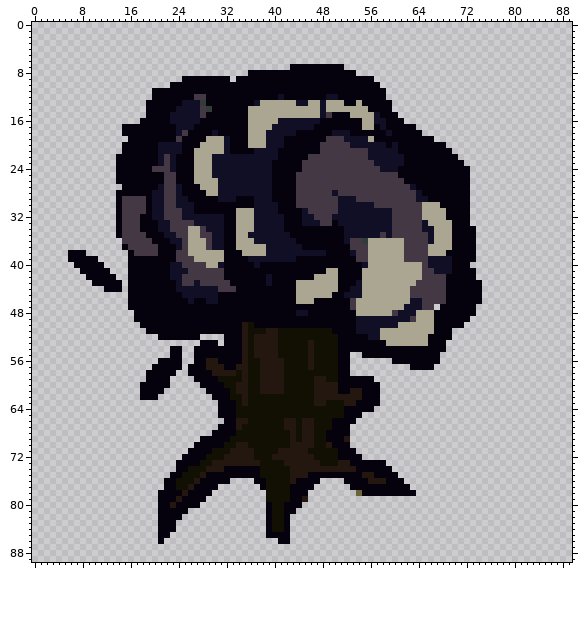
Edited in one commit: sprite sheet (drzewo/drzewo male etapy/drzewo male etapy3.png). That is the earlier state.
The file is 90x90 pixels.
After:
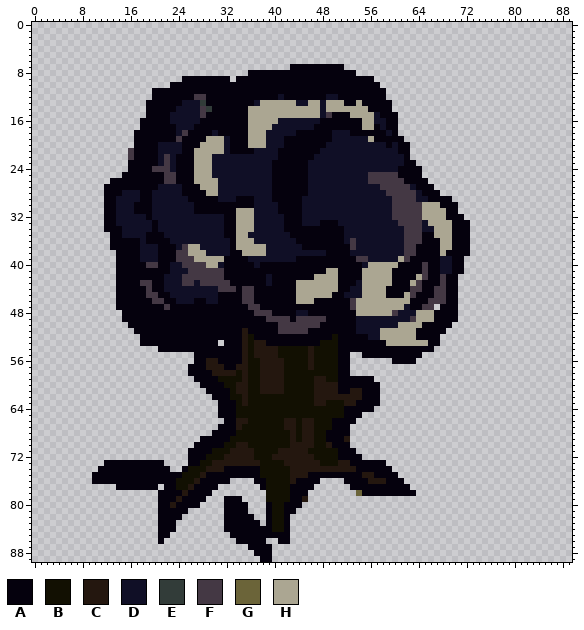
Palette (. is transparent): A #05010d  B #121002  C #24170f  D #100f26  E #323c39  F #443844  G #6b6439  H #aba692
Diff:
Changed rows in their new state; - is an unchanged pixel.
first column x 6:
16 -------------------------------------------------------.-------------
17 ---------...-------------------------------------------...-----------
18 ---------..--------------------------------------------....----------
19 ----------.--------------------------------ADD----------.....--------
20 ---------..-------------------------------ADDDD----------......------
21 ---------.F-------------------------------DDDDDDDD-------.......-----
22 --------..F-----------------------------ADDDDDDDDD-------........----
23 --------..-----------------------------ADDDDDDDDDDD-------........---
24 --------..-----------------------------ADDDDDDDDDDDD-------........--
25 --------.-----------------------------AADDDDDDDDDD---------........--
26 -------A------------------------------AADDDDDDDDDD----------.......--
27 ------AAA-------DD--------------------AADDDDDDDDDDDD---------......--
28 ------AA-DDD----DD--------------------AADDDD-DDDDDDDD---------.....--
29 ------AADDDDA---DD--------------------ADDDDDD---DDDDDD----------...--
30 ------AADDDAA---DD--------------------ADDDDDD------DDD-----------..--
31 ------AADDDAA---DDD---------------------DDDDD--------------------..--
32 ------AADDDDD---DDD----------------------DDD----------------------.--
33 ------AADDDDDD---DDDD---------------------AA----------D--------------
34 ------AA-DDDDD---DDDDDD-------------------------------DD-----------.-
35 -------A-DDDD-----DDDDDD----------------------------D-DD---AA------.-
36 -------AAAAADA-----DDDDD--D---------------------DDDDDDDD---AAA-----.-
37 -------AA-AADDD-------DD--D---------------------DDDDDDDD--AAAA-----.-
38 ...-----AA-ADDD--------DDDD---------------------DDDDDDDD--AAAA-----.-
39 .....---AA--DDD-----------------------------------DDDDD--AAAAA----..-
40 -.....--AA---FF----------------------------------------AAAA-AA----.--
41 --.....-AA--------------------------------------------AAAAA-AA----..-
42 ---.....AA------D-------------------------------------AAAA--AA---...-
43 ----....-A--FF--DD------------------------------------AAA--AAA---....
44 ------..-A---F--DD-----------FF----------------------AAAA--AA----....
45 --------AA---FF--DD----------FF----------------------AAA--AAA----....
46 --------AA----FF--DD---------FF--------------------------AAA-----....
47 --------AA------F-------------FF-------------------------AA------...-
48 ---------AA--------------------FFF-------------------------------...-
49 ---------AA----------------------FFFF-FFFFF----------------------..--
50 ----------AA-----------------AA----FFFFFFF-----------------AA---..---
51 -----------AA-----------------AAAAAFFFFFAAAA--------------AAA--.-----
52 ------------AAA-------AAAA-----AAAAAAAAAAAAA--------------AA--..-----
53 ------------AAAAAAAAAA-----------AAAAAAAAA--------------------.------
54 ---------------AA--AA----------------------------------------..------
55 -----------------..----------------------------------------...-------
56 ---------------....---------------------------------------....-------
57 --------------.....--------------------------------------....--------
58 -------------.....---------------------------------------------------
59 -------------....----------------------------------------------------
60 ------------.....----------------------------------------------------
61 ------------....-----------------------------------------------------
62 ------------...------------------------------------------------------
first column x 10:
72 ---------------.--------------
73 --AAAAAAAAAA--..--------------
74 -AAAAAAAAAAAA-.---------------
75 AAAAAAAAAAAAA-----------------
76 AAAAAAAAAAAA------------------
77 ----AAAAAAA-------------------
79 ----------------------AAA-----
80 ----------------------AAAA----
81 ----------------------AAAA----
82 ----------------------AAAAA---
83 ----------------------AAAAAA--
84 ----------------------AAAAAAA-
85 -----------------------AAAAAA-
86 ------------------------AAAAA-
87 --------------------------AAAA
88 ---------------------------AAA
89 ----------------------------AA
Changed places in both pictures, as pixel boxes (x1, y1, x2, y2):
changed: (68, 118, 482, 400)
changed: (92, 454, 188, 490)
added: (224, 496, 272, 562)
